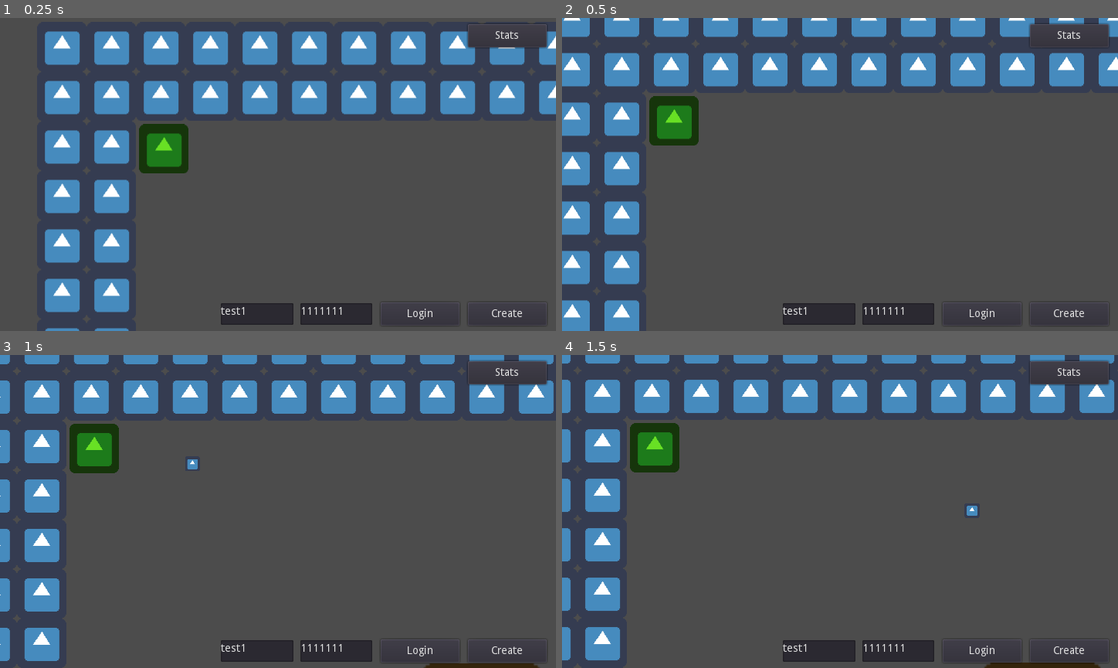
Above: before the commit, frames 1-4 (two rows, left to right).
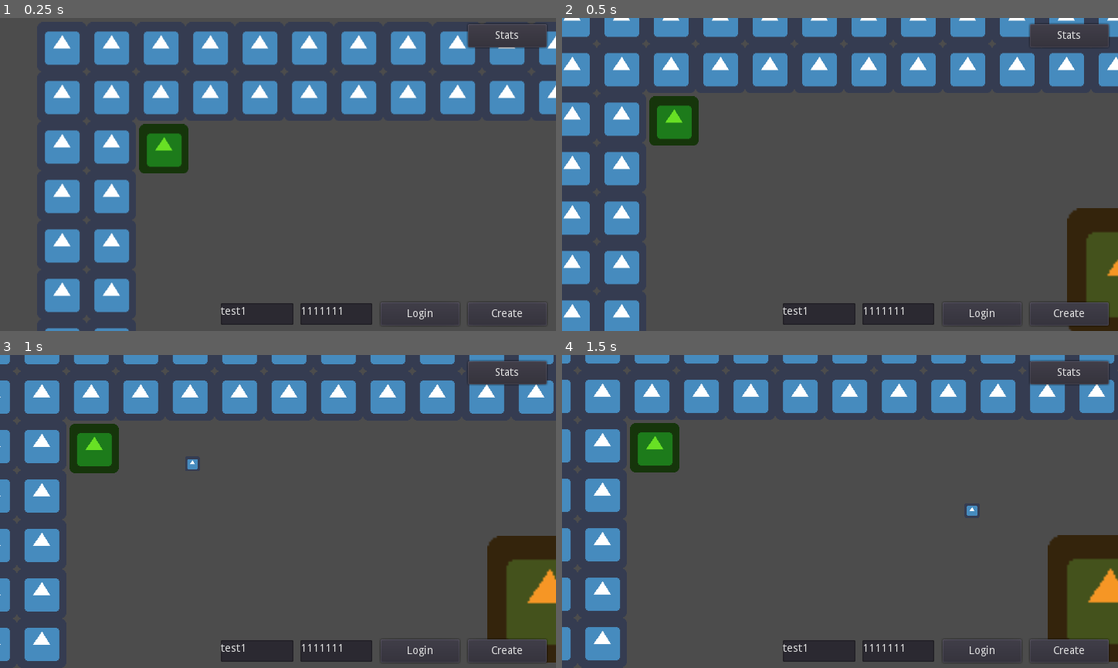
Above: after the commit, the same moments.

Repository: kisscuseme/godot-game-client
Game: Godot game, scene res://Scenes/Main/Main.tscn
Same seed, same stepped clock (60 frames per second), same inputs: the game is played once before the commit and once after it. The engine's default icon, where the game draws it, is replaced by a stand-in: a white triangle on a blue panel in a dark square.
Inputs (mouse positions are in pixels of both pictures, inside the frame that each line leads up to):
- Up to frame 1 (0.25 s): no input
- Up to frame 2 (0.5 s): no input
- Up to frame 3 (1 s): move the mouse to (400, 495) at 0.52 s; hold Right (ui_right) from 0.53 s (still down); hold Right mouse button (Mouse_Attack) from 0.53 s (still down)
- Up to frame 4 (1.5 s): move the mouse to (728, 527) at 1.27 s; release Right (ui_right) at 1.28 s; release Right mouse button (Mouse_Attack) at 1.28 s; hold Down (ui_down) from 1.28 s (still down); click (728, 527) at 1.35 s

Frame 1 is identical in both runs. In frame 2, 3.0% of the frame differs, in the area x 90-100%, y 60-100%; in frame 3, 4.5%; in frame 4, 4.7%, in the area x 75-100%, y 57-100%.

Commit message:
add server side objects

Diff:
--- a/Scenes/Stages/Map.tscn
+++ b/Scenes/Stages/Map.tscn
@@ -19,12 +19,15 @@
 
 [node name="Player" parent="YSort" instance=ExtResource( 2 )]
 
+[node name="Trees" type="YSort" parent="YSort"]
+position = Vector2( 2, 0 )
+
+[node name="Tree" parent="YSort/Trees" instance=ExtResource( 4 )]
+position = Vector2( 195, 1204 )
+
+[node name="Tree2" parent="YSort/Trees" instance=ExtResource( 4 )]
+position = Vector2( 687, 295 )
+
 [node name="OtherPlayers" type="YSort" parent="YSort"]
 
 [node name="Enemies" type="YSort" parent="YSort"]
-
-[node name="Tree" parent="." instance=ExtResource( 4 )]
-position = Vector2( 602, 460 )
-
-[node name="Tree2" parent="." instance=ExtResource( 4 )]
-position = Vector2( 195, 1199 )
